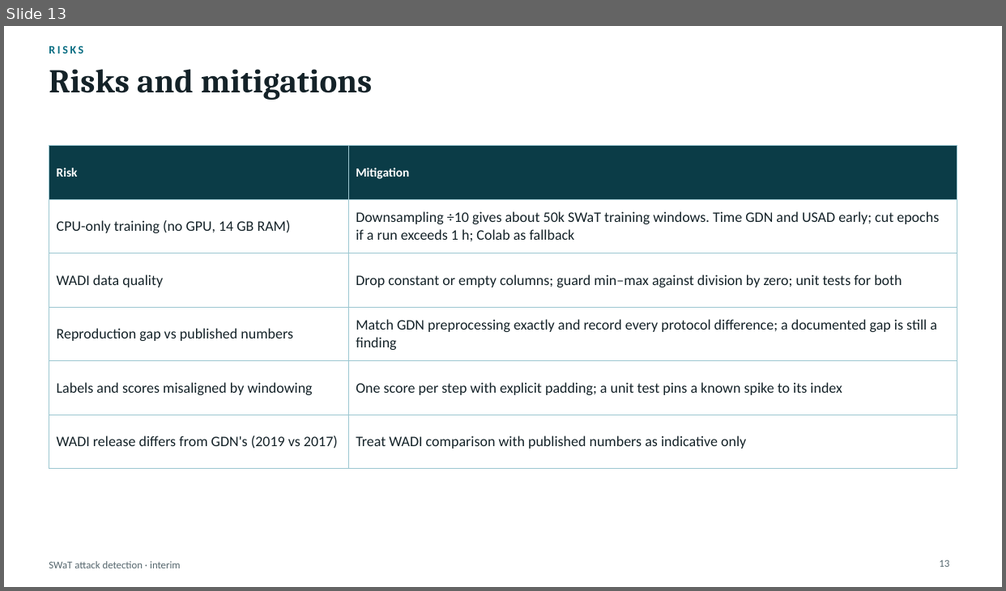
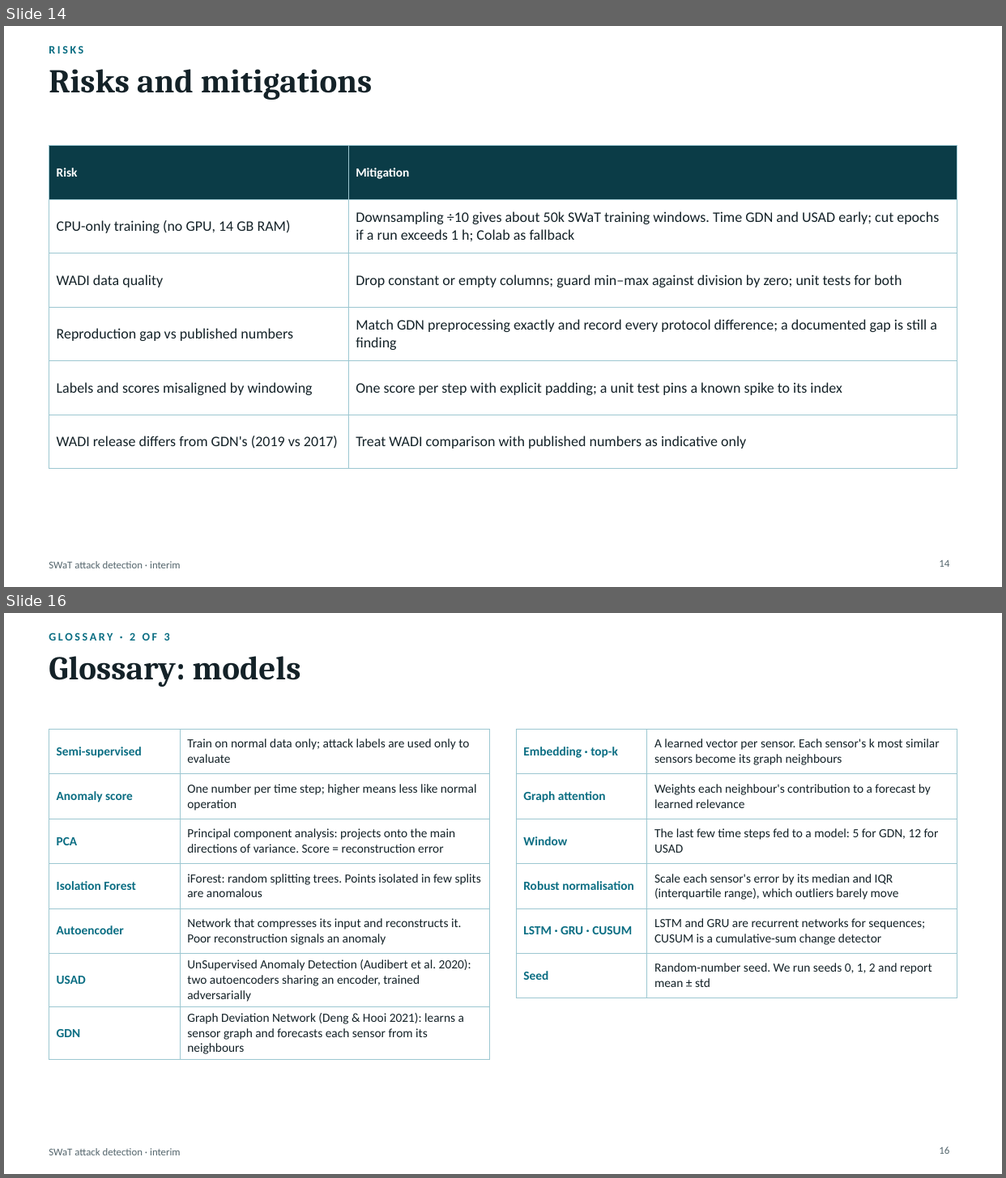
Before and after one commit to Owly-dabs/netsec-proj, a slide deck: presentation/interim.pptx. Shown one above the other, each under a label of ours: slide 13 before the commit, slides 14 and 16 after it; the slides between them are not shown. The pictures are 1006x591 and 1006x1178 pixels, drawn with LibreOffice and Linux fonts; fonts in the diff are those of the drawing. Boxes give left, top, right and bottom in pixels: in the first picture for what was removed or moved away, otherwise in the second. Text is boxed around its words. In the diff, an @@ line names an element or a change of style, - is before the commit and + after.

Commit message:
add GDN justification, beef stretch goals, add glossary

```diff
--- a/presentation/interim.pptx
+++ b/presentation/interim.pptx
@@ slide 16 added at bbox=[4, 613, 1002, 1174], background #FFFFFF; not listed: 1 template element that a slide beside it also shows @@
@@ text added at bbox=[49, 632, 170, 641], 11 pt, text #0B6E83, bold @@
+GLOSSARY · 2 OF 3
@@ title added at bbox=[49, 656, 301, 687], 32 pt, text #142228, bold @@
+Glossary: models
@@ table added at bbox=[49, 729, 490, 1058], 7 rows, 2 columns @@
+Semi-supervised | Train on normal data only; attack labels are used only to evaluate
+Anomaly score | One number per time step; higher means less like normal operation
+PCA | Principal component analysis: projects onto the main directions of variance. Score = reconstruction error
+Isolation Forest | iForest: random splitting trees. Points isolated in few splits are anomalous
+Autoencoder | Network that compresses its input and reconstructs it. Poor reconstruction signals an anomaly
+USAD | UnSupervised Anomaly Detection (Audibert et al. 2020): two autoencoders sharing an encoder, trained adversarially
+GDN | Graph Deviation Network (Deng & Hooi 2021): learns a sensor graph and forecasts each sensor from its neighbours
@@ table added at bbox=[516, 729, 957, 990], 6 rows, 2 columns @@
+Embedding · top-k | A learned vector per sensor. Each sensor's k most similar sensors become its graph neighbours
+Graph attention | Weights each neighbour's contribution to a forecast by learned relevance
+Window | The last few time steps fed to a model: 5 for GDN, 12 for USAD
+Robust normalisation | Scale each sensor's error by its median and IQR (interquartile range), which outliers barely move
+LSTM · GRU · CUSUM | LSTM and GRU are recurrent networks for sequences; CUSUM is a cumulative-sum change detector
+Seed | Random-number seed. We run seeds 0, 1, 2 and report mean ± std
@@ page number added at bbox=[939, 1147, 949, 1154], 10 pt, text #56676E @@
+16
@@ what was slide 13 is now slide 14 @@
@@ page number at bbox=[939, 561, 949, 567]: text changed @@
-13
+14
```
Also in this commit, not shown: 4 other slides added, 1 slide removed, 2 other files.
